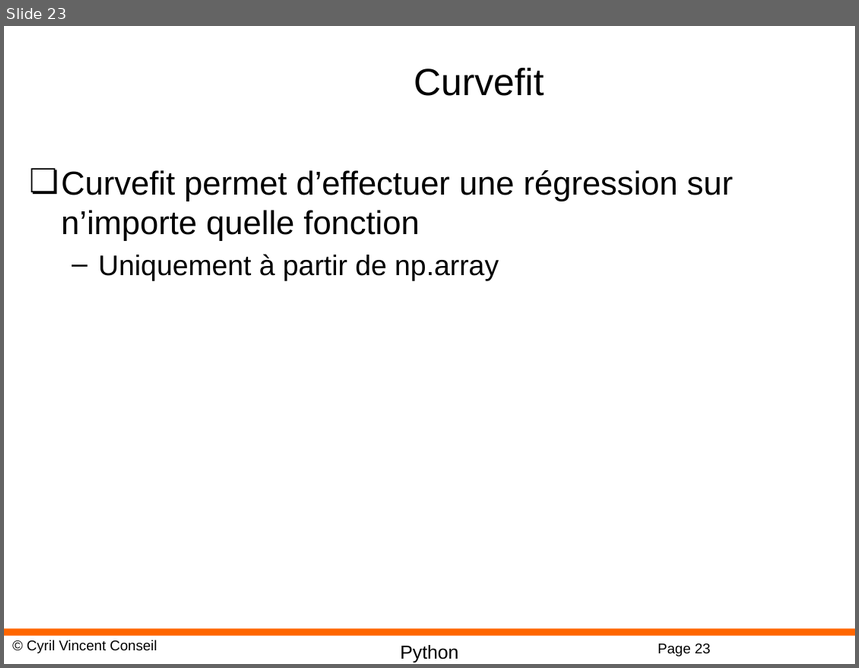
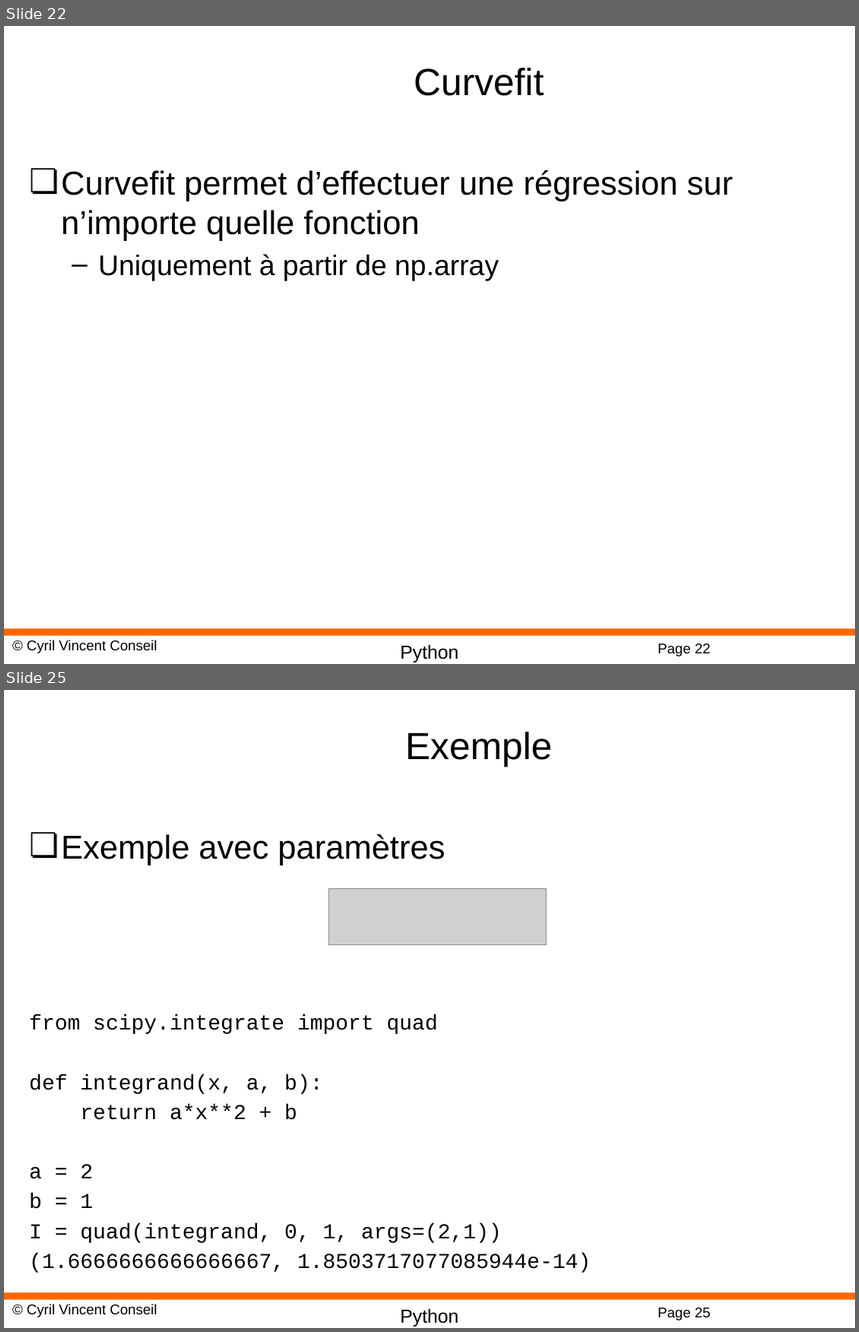
Before and after one commit to cyrilvincent/math, a slide deck: ppt/PythonMath10-Scipy.pptx. Shown one above the other, each under a label of ours: slide 23 before the commit, slides 22 and 25 after it; the slides between them are not shown. The pictures are 859x668 and 859x1332 pixels, drawn with LibreOffice and Linux fonts; fonts in the diff are those of the drawing; grey boxes stand for pictures; background and template pictures are left out. Boxes give left, top, right and bottom in pixels: in the first picture for what was removed or moved away, otherwise in the second. Text is boxed around its words. In the diff, an @@ line names an element or a change of style, - is before the commit and + after.

```diff
--- a/ppt/PythonMath10-Scipy.pptx
+++ b/ppt/PythonMath10-Scipy.pptx
@@ slide 25 added at bbox=[4, 690, 855, 1328], background #FFFFFF; not listed: 4 template elements that a slide beside it also shows @@
@@ title added at bbox=[405, 732, 553, 767], 32 pt, text #000000 @@
+Exemple
@@ text added at bbox=[29, 834, 591, 1273], 18 pt, text #000000 @@
+❏ Exemple avec paramètres
+from scipy.integrate import quad
+def integrand(x, a, b):
+return a*x**2 + b
+a = 2
+b = 1
+I = quad(integrand, 0, 1, args=(2,1))
+(1.6666666666666667, 1.8503717077085944e-14)
@@ picture added at bbox=[329, 888, 546, 945] @@
@@ what was slide 23 is now slide 22 @@
@@ page number at bbox=[658, 644, 711, 657]: text changed @@
-Page 23
+Page 22
```
Also in this commit, not shown: 2 slides changed, 1 slide removed, 1 other file.
